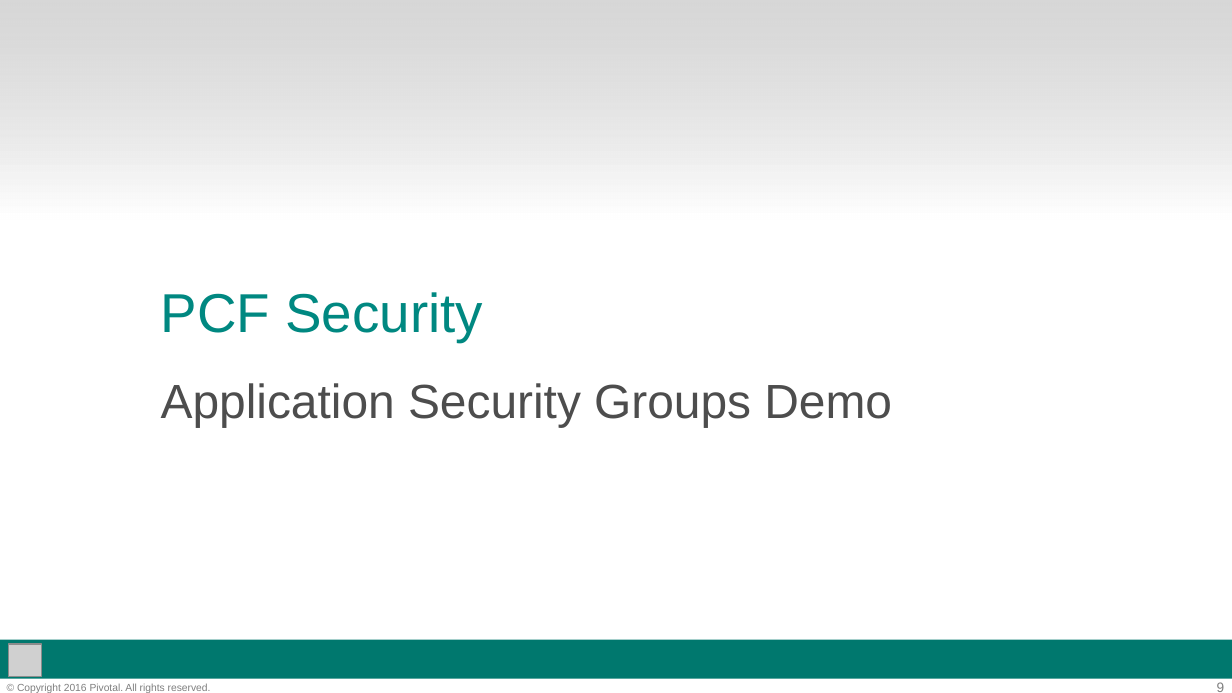
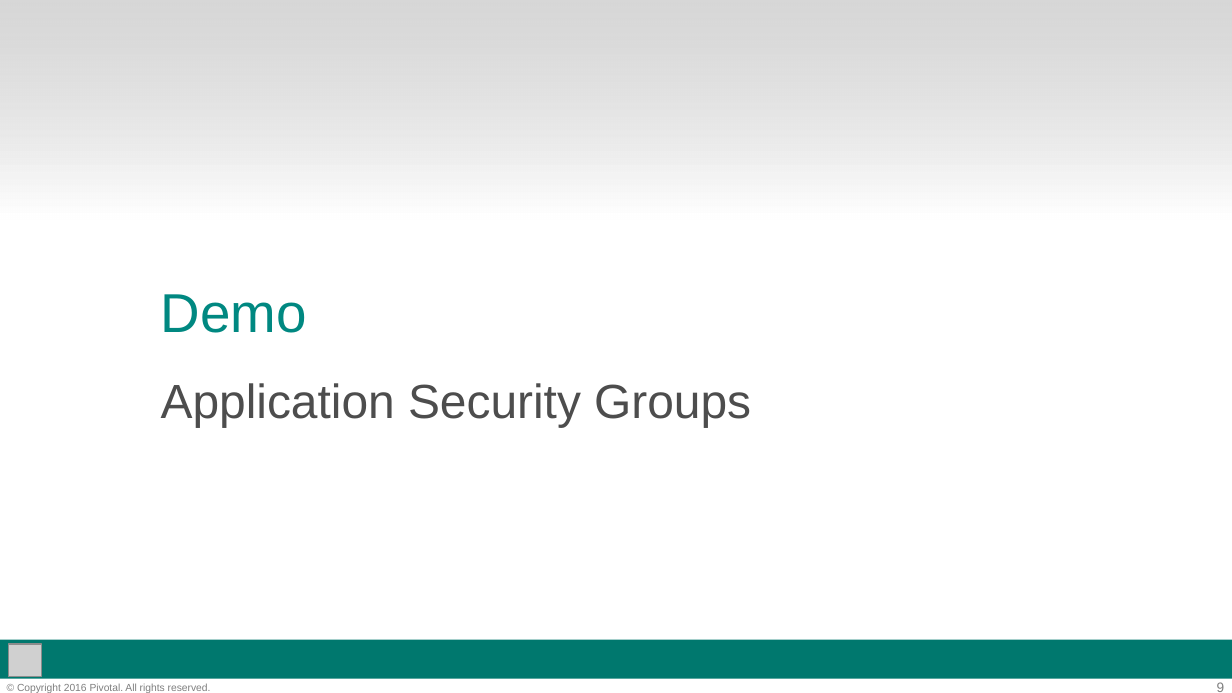
Before and after one commit to phopper-pivotal/pcf-operator-fundamentals, a slide deck: slide 9 of decks/08-Ops_Workshop-Security_Overview.pptx. Drawn at 1232x693 pixels with LibreOffice and Linux fonts; fonts in the diff are those of the drawing; grey boxes stand for pictures; background and template pictures are left out. Boxes give left, top, right and bottom in pixels: in the first picture for what was removed or moved away, otherwise in the second. Text is boxed around its words. In the diff, an @@ line names an element or a change of style, - is before the commit and + after.

```diff
--- a/decks/08-Ops_Workshop-Security_Overview.pptx
+++ b/decks/08-Ops_Workshop-Security_Overview.pptx
@@ title at (161,294,307,333): text changed @@
-PCF Security
+Demo
@@ subtitle at (161,383,751,427): text changed @@
-Application Security Groups Demo
+Application Security Groups
```
Also in this commit, not shown: 1 other slide changed, 6 other files.
